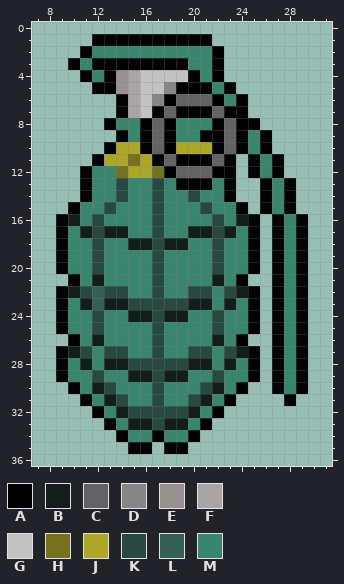
Two versions of one pixel-art file, IA_art/WEAPONS/grenade.aseprite. The picture above is the old version.
37x37 pixels, 1 frame. Shown: x 7..31, y 0..36.
Palette (. is transparent): A #000000  B #111e1a  C #636363  D #868686  E #979191  F #a9a5a5  G #c2c2c2  H #75711f  J #ada726  K #27493f  L #355f52  M #39866e
Pixels before, first column x 9:
 1 ...AAAAAAAAAA........
 2 ..AMMMMMMMMMMA.......
 3 .AMAAAAAAAAMMA.......
 4 ..AMAEFGGGGAMA.......
 5 ...AAEFGGDAAAMA......
 6 .....AFGDACCCAMA.....
 7 .....AFGACAAACAA.....
 8 ....AMMACAMMMACAA....
 9 .....AMACAMMAACAMA...
10 ....AJJACAJJJACAMA...
11 ...AJJHJACAAACA.AMA..
12 ..AMMHJJHACCCAA.AMA..
13 ..AMMKMMKMAAAMA..AMA.
14 ..AMMKMMKMMKMMA..AMA.
15 .AMMKMMMKMMMKMMA.AMA.
16 ABMKMMMMKMMMMKMBA.AMA
17 AMBKBBMMKMMBBKBMA.AMA
18 AMMKMMBBKBBMMKMMA.AMA
19 AMMKMMMMKMMMMKMMA.AMA
20 AMMKMMMMKMMMMKMMA.AMA
21 .AMBMMMMKMMMMBMA..AMA
22 ABKLKKMMKMMKKMKBA.AMA
23 AMBLBBKKKKKBBMBMA.AMA
24 AMMKMMBBKBBMMKMMA.AMA
25 AMMKMMMMKMMMMKMMA.AMA
26 .AMBMMMMKMMMMBMA..AMA
27 ABKMKKMMKMMKKMKBA.AMA
28 AMBMBBKKKKKBBMBMA.AMA
29 AMMKMMBBKBBMMKMMA.AMA
30 .AMBKMMMKMMMKBMA..AMA
31 ..AMBKMMKMMKBMA....A.
32 ...AMBKKKKKBMA.......
33 ....AMBBKBBMA........
34 .....AMMAMMA.........
35 ......AA.AA..........
Now the later version:
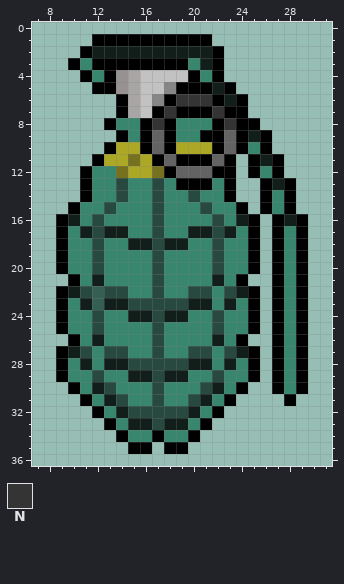
Colours new in this view: N #343434
Edits made:
{"y":2,"x":12,"old":"MMMMMMMMMM","new":"BBBBBBBBBB"}
{"y":3,"x":21,"old":"M","new":"B"}
{"y":5,"x":22,"old":"M","new":"B"}
{"y":6,"x":19,"old":"CCC","new":"NNN"}
{"y":6,"x":23,"old":"M","new":"B"}
{"y":7,"x":18,"old":"C","new":"N"}
{"y":7,"x":22,"old":"C","new":"N"}
{"y":8,"x":17,"old":"C","new":"N"}
{"y":8,"x":23,"old":"C","new":"N"}
{"y":9,"x":25,"old":"M","new":"B"}
{"y":11,"x":26,"old":"M","new":"B"}
{"y":13,"x":27,"old":"M","new":"B"}
{"y":16,"x":28,"old":"M","new":"B"}
